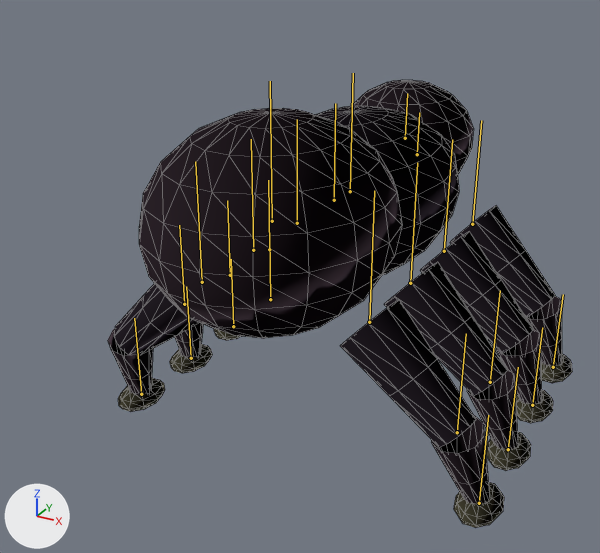
The glTF model assets/shared/creature-spider.glb, before and after one commit.
Camera for both pictures: a camera (50 mm lens) standing at (1.18, -2.5, 1.62) and looking at (-0.09, -0.2, 0.47). Lighting does not change. The marker at lower left points along +X, +Y and +Z. The older version comes first. The bones that change, and the others that lie on the model, are drawn over the model as lines. Mesh edges are drawn as thin lines.

Names of what the first picture shows: 'SkinnedCreature'.
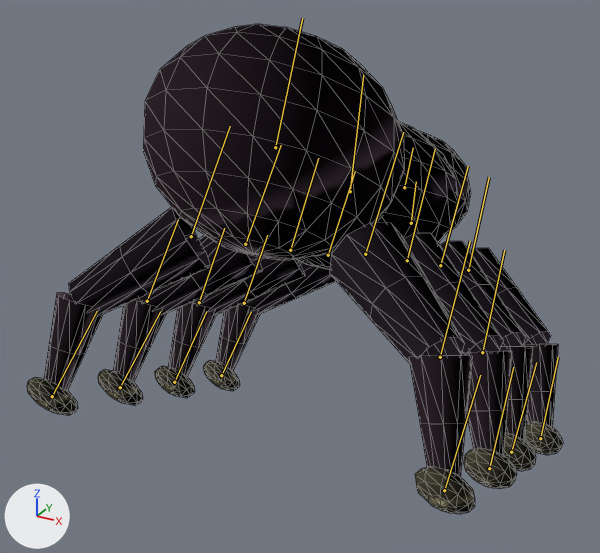
The newer file adds an action. The first version stands in its rest pose; the second is drawn at frame 12 of the action 'GUARD_BRACE'.

Changed parts and their boxes (x1, y1, x2, y2) in the pictures (600 x 553 px):
'SkinnedCreature', posed (15% wider, 9% taller)
    before: (108, 80, 572, 528)
    after: (27, 24, 563, 514)
bone 'Torso', root to tip
    before: (350, 191) to (353, 73)
    after: (350, 191) to (363, 75)
bone 'Head', root to tip
    before: (405, 138) to (407, 93)
    after: (404, 187) to (413, 147)
bone 'Fangs', root to tip
    before: (417, 154) to (419, 112)
    after: (411, 223) to (416, 181)
bone 'Tail', root to tip
    before: (272, 221) to (270, 81)
    after: (275, 147) to (302, 18)
bone 'Leg0L', root to tip
    before: (334, 200) to (335, 103)
    after: (328, 255) to (355, 171)
bone 'Leg0LFoot', root to tip
    before: (270, 299) to (269, 235)
    after: (221, 375) to (251, 312)
bone 'Leg0R', root to tip
    before: (472, 224) to (481, 120)
    after: (468, 270) to (489, 177)
bone 'Leg0RFoot', root to tip
    before: (553, 367) to (563, 294)
    after: (540, 438) to (558, 357)
bone 'Leg1L', root to tip
    before: (297, 223) to (297, 119)
    after: (290, 250) to (318, 158)
bone 'Leg1LFoot', root to tip
    before: (233, 326) to (231, 259)
    after: (174, 382) to (206, 311)
bone 'Leg1R', root to tip
    before: (444, 251) to (452, 139)
    after: (440, 265) to (468, 166)
bone 'Leg1RFoot', root to tip
    before: (532, 405) to (542, 327)
    after: (511, 452) to (536, 362)
bone 'Leg2L', root to tip
    before: (253, 250) to (251, 139)
    after: (245, 244) to (281, 145)
bone 'Leg2LFoot', root to tip
    before: (191, 358) to (186, 286)
    after: (120, 387) to (160, 311)
bone 'Leg2R', root to tip
    before: (410, 283) to (417, 162)
    after: (407, 260) to (435, 149)
bone 'Leg2RFoot', root to tip
    before: (508, 449) to (518, 367)
    after: (489, 468) to (513, 367)
bone 'Leg3L', root to tip
    before: (202, 282) to (195, 161)
    after: (191, 236) to (230, 126)
bone 'Leg3LFoot', root to tip
    before: (141, 394) to (134, 318)
    after: (52, 396) to (97, 311)
bone 'Leg3R', root to tip
    before: (369, 322) to (374, 190)
    after: (365, 254) to (403, 132)
bone 'Leg3RFoot', root to tip
    before: (479, 503) to (488, 415)
    after: (444, 490) to (480, 375)

The change in detail:
Bone 'Torso' (bone_torso) turns from (0, 0, 0) to (-23, 0, 5) degrees about its own x, y and z.
Bone 'Head' (bone_head) turns from (0, 0, 0) to (-14, 0, 0) degrees about its own x, y and z.
Bone 'Fangs' (bone_fangs) turns from (0, 0, 0) to (13, 0, 0) degrees about its own x, y and z.
Bone 'Tail' (bone_tail) turns from (0, 0, 0) to (-10, 0, 0) degrees about its own x, y and z.
Bone 'Leg0L' (bone_leg0l) turns from (0, 0, 0) to (-23, -2, 0) degrees about its own x, y and z.
Bone 'Leg0LFoot' (bone_leg0lfoot) turns from (0, 0, 0) to (-10, -1, 0) degrees about its own x, y and z.
Bone 'Leg0R' (bone_leg0r) turns from (0, 0, 0) to (-22, 2, 0) degrees about its own x, y and z.
Bone 'Leg0RFoot' (bone_leg0rfoot) turns from (0, 0, 0) to (-10, 1, 0) degrees about its own x, y and z.
Bone 'Leg1L' (bone_leg1l) turns from (0, 0, 0) to (-22, 2, 0) degrees about its own x, y and z.
Bone 'Leg1LFoot' (bone_leg1lfoot) turns from (0, 0, 0) to (-10, 1, 0) degrees about its own x, y and z.
Bone 'Leg1R' (bone_leg1r) turns from (0, 0, 0) to (-23, -2, 0) degrees about its own x, y and z.
Bone 'Leg1RFoot' (bone_leg1rfoot) turns from (0, 0, 0) to (-10, -1, 0) degrees about its own x, y and z.
Bone 'Leg2L' (bone_leg2l) turns from (0, 0, 0) to (-23, -2, 0) degrees about its own x, y and z.
Bone 'Leg2LFoot' (bone_leg2lfoot) turns from (0, 0, 0) to (-10, -1, 0) degrees about its own x, y and z.
Bone 'Leg2R' (bone_leg2r) turns from (0, 0, 0) to (-22, 2, 0) degrees about its own x, y and z.
Bone 'Leg2RFoot' (bone_leg2rfoot) turns from (0, 0, 0) to (-10, 1, 0) degrees about its own x, y and z.
Bone 'Leg3L' (bone_leg3l) turns from (0, 0, 0) to (-22, 2, 0) degrees about its own x, y and z.
Bone 'Leg3LFoot' (bone_leg3lfoot) turns from (0, 0, 0) to (-10, 1, 0) degrees about its own x, y and z.
Bone 'Leg3R' (bone_leg3r) turns from (0, 0, 0) to (-23, -2, 0) degrees about its own x, y and z.
Bone 'Leg3RFoot' (bone_leg3rfoot) turns from (0, 0, 0) to (-10, -1, 0) degrees about its own x, y and z.
